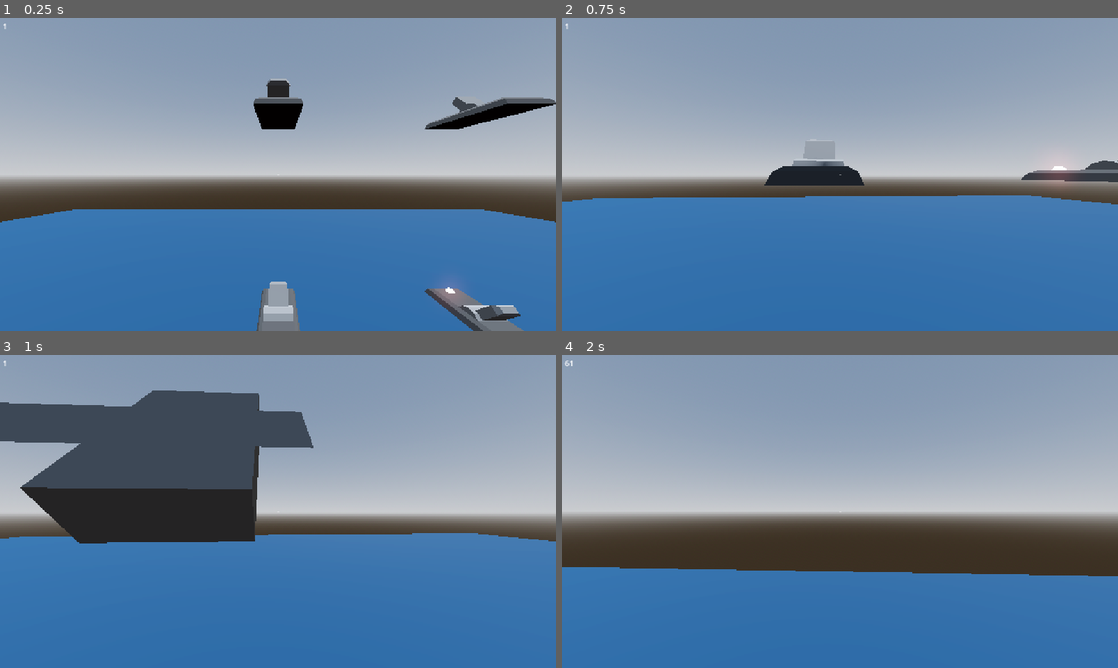
Above: before the commit, frames 1-4 (two rows, left to right).
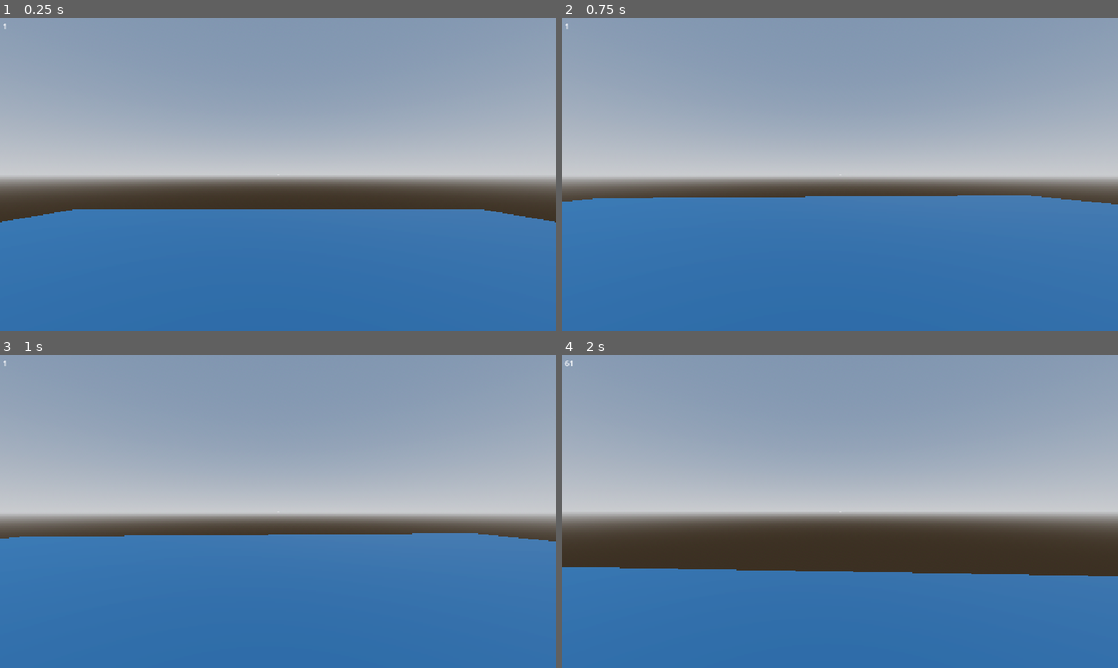
Above: after the commit, the same moments.

Repository: NicheDevelopers/brace-for-impact
Game: Godot game, scene res://src/MapGenerator/parts/decorations/panels/demo/SwitchDemo.tscn
The game is run twice, just before and just after one commit, with the same random seed, the same clock (stepped at 60 frames per second) and the same inputs. This scene is started directly instead of the project's main scene.
Inputs (mouse positions are in pixels of both pictures, inside the frame that each line leads up to):
- Up to frame 1 (0.25 s): no input
- Up to frame 2 (0.75 s): tap Enter at 0.5 s; move the mouse to (867, 174) at 0.52 s; hold W (move_forward) from 0.53 s (still down); hold Ctrl (crouch) from 0.53 s (still down)
- Up to frame 3 (1 s): keep holding W (move_forward); keep holding Ctrl (crouch); tap Space (jump) at 0.77 s
- Up to frame 4 (2 s): keep holding W (move_forward); move the mouse to (812, 511) at 1.27 s; release Ctrl (crouch) at 1.28 s; tap E (interact) at 1.35 s; tap Space (jump) at 1.52 s

The runs differ from the first frame. In frame 1, 4.5% of the frame differs, in the area x 45-100%, y 19-100%; in frame 2, 2.0%; in frame 3, 19%, in the area x 0-57%, y 11-61%; in frame 4, nothing differs.

Commit message:
Add first demo decoration panel

Diff:
--- a/src/MapGenerator/parts/decorations/panels/demo/SwitchDemo.tscn
+++ b/src/MapGenerator/parts/decorations/panels/demo/SwitchDemo.tscn
@@ -1,7 +1,9 @@
-[gd_scene load_steps=9 format=3 uid="uid://bgv01dtpnf1lu"]
+[gd_scene load_steps=11 format=3 uid="uid://bgv01dtpnf1lu"]
 
 [ext_resource type="PackedScene" uid="uid://v1af140jq2of" path="res://src/Player/Player.tscn" id="1_j6ajt"]
 [ext_resource type="PackedScene" uid="uid://dd7m2c16uqyaa" path="res://src/MapGenerator/parts/decorations/panels/raw/Switch/Switch.tscn" id="2_j6ajt"]
+[ext_resource type="PackedScene" uid="uid://ce7mrfsu58nri" path="res://src/MapGenerator/parts/decorations/panels/raw/RoundKnob/RoundKnob.tscn" id="3_7salc"]
+[ext_resource type="PackedScene" uid="uid://b3yyljh7ekn40" path="res://src/MapGenerator/parts/decorations/panels/panel1/DecorationPanel1.tscn" id="4_smnso"]
 
 [sub_resource type="ProceduralSkyMaterial" id="ProceduralSkyMaterial_7ljiq"]
 sky_horizon_color = Color(0.662243, 0.671743, 0.686743, 1)
@@ -47,6 +49,7 @@
 shape = SubResource("ConcavePolygonShape3D_ryhks")
 
 [node name="Switches" type="Node3D" parent="."]
+transform = Transform3D(1, 0, 0, 0, 1, 0, 0, 0, 1, 0, 0, 8)
 
 [node name="Switch" parent="Switches" instance=ExtResource("2_j6ajt")]
 transform = Transform3D(10, 0, 0, 0, 10, 0, 0, 0, 10, 0, 1, -1)
@@ -94,7 +97,7 @@
 transform = Transform3D(10, 0, 0, 0, 10, 0, 0, 0, 10, 5, 0, -1)
 
 [node name="Switches2" type="Node3D" parent="."]
-transform = Transform3D(-4.37114e-08, -1, 4.37114e-08, 0, -4.37114e-08, -1, 1, -4.37114e-08, 1.91069e-15, 3.53167, 0, 0.721946)
+transform = Transform3D(-1, 8.74228e-08, -3.82137e-15, 0, -4.37114e-08, -1, -8.74228e-08, -1, 4.37114e-08, 5.53167, 0, 4.72195)
 
 [node name="Switch" parent="Switches2" instance=ExtResource("2_j6ajt")]
 transform = Transform3D(10, 0, 0, 0, 10, 0, 0, 0, 10, 0, 1, -1)
@@ -142,7 +145,7 @@
 transform = Transform3D(10, 0, 0, 0, 10, 0, 0, 0, 10, 5, 0, -1)
 
 [node name="Switches3" type="Node3D" parent="."]
-transform = Transform3D(-1, 8.74228e-08, -3.82137e-15, 0, -4.37114e-08, -1, -8.74228e-08, -1, 4.37114e-08, -0.46833, 0, 6.72195)
+transform = Transform3D(-1, 8.74228e-08, -3.82137e-15, 0, -4.37114e-08, -1, -8.74228e-08, -1, 4.37114e-08, 0, 0, 5)
 
 [node name="Switch" parent="Switches3" instance=ExtResource("2_j6ajt")]
 transform = Transform3D(1, 0, 0, 0, 1, 0, 0, 0, 1, 0, 1, -1)
@@ -151,25 +154,25 @@
 transform = Transform3D(2, 0, 0, 0, 2, 0, 0, 0, 2, 1, 1, -1)
 
 [node name="Switch3" parent="Switches3" instance=ExtResource("2_j6ajt")]
-transform = Transform3D(4, 0, 0, 0, 4, 0, 0, 0, 4, 2, 1, -1)
+transform = Transform3D(3, 0, 0, 0, 3, 0, 0, 0, 3, 2, 1, -1)
 
 [node name="Switch4" parent="Switches3" instance=ExtResource("2_j6ajt")]
-transform = Transform3D(6, 0, 0, 0, 6, 0, 0, 0, 6, 0, 2, -1)
+transform = Transform3D(4, 0, 0, 0, 4, 0, 0, 0, 4, 0, 2, -1)
 
 [node name="Switch5" parent="Switches3" instance=ExtResource("2_j6ajt")]
-transform = Transform3D(8, 0, 0, 0, 8, 0, 0, 0, 8, 1, 2, -1)
+transform = Transform3D(5, 0, 0, 0, 5, 0, 0, 0, 5, 1, 2, -1)
 
 [node name="Switch6" parent="Switches3" instance=ExtResource("2_j6ajt")]
-transform = Transform3D(10, 0, 0, 0, 10, 0, 0, 0, 10, 2, 2, -1)
+transform = Transform3D(6, 0, 0, 0, 6, 0, 0, 0, 6, 2, 2, -1)
 
 [node name="Switch7" parent="Switches3" instance=ExtResource("2_j6ajt")]
-transform = Transform3D(10, 0, 0, 0, 10, 0, 0, 0, 10, 0, 0, -1)
+transform = Transform3D(7, 0, 0, 0, 7, 0, 0, 0, 7, 0, 0, -1)
 
 [node name="Switch8" parent="Switches3" instance=ExtResource("2_j6ajt")]
-transform = Transform3D(10, 0, 0, 0, 10, 0, 0, 0, 10, 1, 0, -1)
+transform = Transform3D(8, 0, 0, 0, 8, 0, 0, 0, 8, 1, 0, -1)
 
 [node name="Switch9" parent="Switches3" instance=ExtResource("2_j6ajt")]
-transform = Transform3D(10, 0, 0, 0, 10, 0, 0, 0, 10, 2, 0, -1)
+transform = Transform3D(9, 0, 0, 0, 9, 0, 0, 0, 9, 2, 0, -1)
 
 [node name="Switch10" parent="Switches3" instance=ExtResource("2_j6ajt")]
 transform = Transform3D(10, 0, 0, 0, 10, 0, 0, 0, 10, 3, 1, -1)
@@ -188,3 +191,80 @@
 
 [node name="Switch15" parent="Switches3" instance=ExtResource("2_j6ajt")]
 transform = Transform3D(10, 0, 0, 0, 10, 0, 0, 0, 10, 5, 0, -1)
+
+[node name="RoundKnobs" type="Node3D" parent="."]
+transform = Transform3D(1, 0, 0, 0, -4.37114e-08, 1, 0, -1, -4.37114e-08, -8, 1, 6)
+
+[node name="RoundKnob" parent="RoundKnobs" instance=ExtResource("3_7salc")]
+
+[node name="RoundKnob2" parent="RoundKnobs" instance=ExtResource("3_7salc")]
+transform = Transform3D(2, 0, 0, 0, 2, 0, 0, 0, 2, 2, 0, 0)
+
+[node name="RoundKnob3" parent="RoundKnobs" instance=ExtResource("3_7salc")]
+transform = Transform3D(3, 0, 0, 0, 3, 0, 0, 0, 3, 1, 0, 0)
+
+[node name="RoundKnob4" parent="RoundKnobs" instance=ExtResource("3_7salc")]
+transform = Transform3D(4, 0, 0, 0, 4, 0, 0, 0, 4, 0, 1, 0)
+
+[node name="RoundKnob5" parent="RoundKnobs" instance=ExtResource("3_7salc")]
+transform = Transform3D(5, 0, 0, 0, 5, 0, 0, 0, 5, 1, 1, 0)
+
+[node name="RoundKnob6" parent="RoundKnobs" instance=ExtResource("3_7salc")]
+transform = Transform3D(6, 0, 0, 0, 6, 0, 0, 0, 6, 2, 1, 0)
+
+[node name="RoundKnob7" parent="RoundKnobs" instance=ExtResource("3_7salc")]
+transform = Transform3D(7, 0, 0, 0, 7, 0, 0, 0, 7, 0, 2, 0)
+
+[node name="RoundKnob8" parent="RoundKnobs" instance=ExtResource("3_7salc")]
+transform = Transform3D(8, 0, 0, 0, 8, 0, 0, 0, 8, 1, 2, 0)
+
+[node name="RoundKnob9" parent="RoundKnobs" instance=ExtResource("3_7salc")]
+transform = Transform3D(9, 0, 0, 0, 9, 0, 0, 0, 9, 2, 2, 0)
+
+[node name="Panels" type="Node3D" parent="."]
+transform = Transform3D(-4.37114e-08, 0, 1, 0, 1, 0, -1, 0, -4.37114e-08, -5, 0, -1)
+
+[node name="Standard" type="Node3D" parent="Panels"]
+transform = Transform3D(1, 0, -3.55271e-15, 0, 1, 0, 3.55271e-15, 0, 1, 0, -0.25, 0)
+
+[node name="Top2" parent="Panels/Standard" instance=ExtResource("4_smnso")]
+transform = Transform3D(1, 0, 0, 0, 1, 0, 0, 0, 1, 0, 2, 0)
+
+[node name="Top" parent="Panels/Standard" instance=ExtResource("4_smnso")]
+transform = Transform3D(1, 0, 0, 0, 1, 0, 0, 0, 1, 0, 1.5, 0)
+
+[node name="Center" parent="Panels/Standard" instance=ExtResource("4_smnso")]
+transform = Transform3D(1, 0, 0, 0, 1, 0, 0, 0, 1, 0, 1, 0)
+
+[node name="Bottom" parent="Panels/Standard" instance=ExtResource("4_smnso")]
+transform = Transform3D(1, 0, 0, 0, 1, 0, 0, 0, 1, 0, 0.5, 0)
+
+[node name="Bigger" type="Node3D" parent="Panels"]
+transform = Transform3D(2, 0, 0, 0, 2, 0, 0, 0, 2, 1.5, -0.5, 0)
+
+[node name="Top2" parent="Panels/Bigger" instance=ExtResource("4_smnso")]
+transform = Transform3D(1, 0, 0, 0, 1, 0, 0, 0, 1, 0, 2, 0)
+
+[node name="Top" parent="Panels/Bigger" instance=ExtResource("4_smnso")]
+transform = Transform3D(1, 0, 0, 0, 1, 0, 0, 0, 1, 0, 1.5, 0)
+
+[node name="Center" parent="Panels/Bigger" instance=ExtResource("4_smnso")]
+transform = Transform3D(1, 0, 0, 0, 1, 0, 0, 0, 1, 0, 1, 0)
+
+[node name="Bottom" parent="Panels/Bigger" instance=ExtResource("4_smnso")]
+transform = Transform3D(1, 0, 0, 0, 1, 0, 0, 0, 1, 0, 0.5, 0)
+
+[node name="Standard2" type="Node3D" parent="Panels"]
+transform = Transform3D(1, 0, -3.55271e-15, 0, 1, 0, 3.55271e-15, 0, 1, 0, 1.75, 0)
+
+[node name="Top2" parent="Panels/Standard2" instance=ExtResource("4_smnso")]
+transform = Transform3D(1, 0, 0, 0, 1, 0, 0, 0, 1, 0, 2, 0)
+
+[node name="Top" parent="Panels/Standard2" instance=ExtResource("4_smnso")]
+transform = Transform3D(1, 0, 0, 0, 1, 0, 0, 0, 1, 0, 1.5, 0)
+
+[node name="Center" parent="Panels/Standard2" instance=ExtResource("4_smnso")]
+transform = Transform3D(1, 0, 0, 0, 1, 0, 0, 0, 1, 0, 1, 0)
+
+[node name="Bottom" parent="Panels/Standard2" instance=ExtResource("4_smnso")]
+transform = Transform3D(1, 0, 0, 0, 1, 0, 0, 0, 1, 0, 0.5, 0)
--- /dev/null
+++ b/src/MapGenerator/parts/decorations/panels/panel1/DecorationPanel1.tscn
@@ -0,0 +1,364 @@
+[gd_scene load_steps=5 format=3 uid="uid://b3yyljh7ekn40"]
+
+[ext_resource type="Material" uid="uid://dsgrukinv518b" path="res://src/MapGenerator/parts/decorations/panels/raw/metalic_background.tres" id="1_63cge"]
+[ext_resource type="PackedScene" uid="uid://dd7m2c16uqyaa" path="res://src/MapGenerator/parts/decorations/panels/raw/Switch/Switch.tscn" id="2_wv8fc"]
+[ext_resource type="PackedScene" uid="uid://ce7mrfsu58nri" path="res://src/MapGenerator/parts/decorations/panels/raw/RoundKnob/RoundKnob.tscn" id="3_evjb5"]
+
+[sub_resource type="BoxMesh" id="BoxMesh_fc4f3"]
+
+[node name="DecorationPanel1" type="Node3D"]
+
+[node name="MetalicSheet" type="MeshInstance3D" parent="."]
+transform = Transform3D(1, 0, 0, 0, 0.5, 0, 0, 0, 0.02, 0, 0, 0)
+mesh = SubResource("BoxMesh_fc4f3")
+surface_material_override/0 = ExtResource("1_63cge")
+
+[node name="Switches" type="Node3D" parent="."]
+transform = Transform3D(1, 0, 0, 0, -4.37114e-08, -1, 0, 1, -4.37114e-08, -0.45, 0, 0.01)
+
+[node name="Top2" type="Node3D" parent="Switches"]
+transform = Transform3D(1, 0, 0, 0, 1, 0, 0, 0, 1, 0, 0, -0.1)
+
+[node name="Switch" parent="Switches/Top2" instance=ExtResource("2_wv8fc")]
+
+[node name="Switch2" parent="Switches/Top2" instance=ExtResource("2_wv8fc")]
+transform = Transform3D(1, 0, 0, 0, 1, 0, 0, 0, 1, 0.03, 0, 0)
+
+[node name="Switch3" parent="Switches/Top2" instance=ExtResource("2_wv8fc")]
+transform = Transform3D(1, 0, 0, 0, 1, 0, 0, 0, 1, 0.06, 0, 0)
+
+[node name="Switch4" parent="Switches/Top2" instance=ExtResource("2_wv8fc")]
+transform = Transform3D(1, 0, 0, 0, 1, 0, 0, 0, 1, 0.09, 0, 0)
+
+[node name="Switch5" parent="Switches/Top2" instance=ExtResource("2_wv8fc")]
+transform = Transform3D(1, 0, 0, 0, 1, 0, 0, 0, 1, 0.12, 0, 0)
+
+[node name="Top" type="Node3D" parent="Switches"]
+transform = Transform3D(1, 0, 0, 0, 1, 0, 0, 0, 1, 0, 0, -0.05)
+
+[node name="Switch" parent="Switches/Top" instance=ExtResource("2_wv8fc")]
+
+[node name="Switch2" parent="Switches/Top" instance=ExtResource("2_wv8fc")]
+transform = Transform3D(1, 0, 0, 0, 1, 0, 0, 0, 1, 0.03, 0, 0)
+
+[node name="Switch3" parent="Switches/Top" instance=ExtResource("2_wv8fc")]
+transform = Transform3D(1, 0, 0, 0, 1, 0, 0, 0, 1, 0.06, 0, 0)
+
+[node name="Switch4" parent="Switches/Top" instance=ExtResource("2_wv8fc")]
+transform = Transform3D(1, 0, 0, 0, 1, 0, 0, 0, 1, 0.09, 0, 0)
+
+[node name="Switch5" parent="Switches/Top" instance=ExtResource("2_wv8fc")]
+transform = Transform3D(1, 0, 0, 0, 1, 0, 0, 0, 1, 0.12, 0, 0)
+
+[node name="Center" type="Node3D" parent="Switches"]
+
+[node name="Switch" parent="Switches/Center" instance=ExtResource("2_wv8fc")]
+
+[node name="Switch2" parent="Switches/Center" instance=ExtResource("2_wv8fc")]
+transform = Transform3D(1, 0, 0, 0, 1, 0, 0, 0, 1, 0.03, 0, 0)
+
+[node name="Switch3" parent="Switches/Center" instance=ExtResource("2_wv8fc")]
+transform = Transform3D(1, 0, 0, 0, 1, 0, 0, 0, 1, 0.06, 0, 0)
+
+[node name="Switch4" parent="Switches/Center" instance=ExtResource("2_wv8fc")]
+transform = Transform3D(1, 0, 0, 0, 1, 0, 0, 0, 1, 0.09, 0, 0)
+
+[node name="Switch5" parent="Switches/Center" instance=ExtResource("2_wv8fc")]
+transform = Transform3D(1, 0, 0, 0, 1, 0, 0, 0, 1, 0.12, 0, 0)
+
+[node name="Bottom" type="Node3D" parent="Switches"]
+transform = Transform3D(1, 0, 0, 0, 1, 0, 0, 0, 1, 0, 0, 0.05)
+
+[node name="Switch" parent="Switches/Bottom" instance=ExtResource("2_wv8fc")]
+
+[node name="Switch2" parent="Switches/Bottom" instance=ExtResource("2_wv8fc")]
+transform = Transform3D(1, 0, 0, 0, 1, 0, 0, 0, 1, 0.03, 0, 0)
+
+[node name="Switch3" parent="Switches/Bottom" instance=ExtResource("2_wv8fc")]
+transform = Transform3D(1, 0, 0, 0, 1, 0, 0, 0, 1, 0.06, 0, 0)
+
+[node name="Switch4" parent="Switches/Bottom" instance=ExtResource("2_wv8fc")]
+transform = Transform3D(1, 0, 0, 0, 1, 0, 0, 0, 1, 0.09, 0, 0)
+
+[node name="Switch5" parent="Switches/Bottom" instance=ExtResource("2_wv8fc")]
+transform = Transform3D(1, 0, 0, 0, 1, 0, 0, 0, 1, 0.12, 0, 0)
+
+[node name="Bottom2" type="Node3D" parent="Switches"]
+transform = Transform3D(1, 0, 0, 0, 1, 0, 0, 0, 1, 0, 0, 0.1)
+
+[node name="Switch" parent="Switches/Bottom2" instance=ExtResource("2_wv8fc")]
+
+[node name="Switch2" parent="Switches/Bottom2" instance=ExtResource("2_wv8fc")]
+transform = Transform3D(1, 0, 0, 0, 1, 0, 0, 0, 1, 0.03, 0, 0)
+
+[node name="Switch3" parent="Switches/Bottom2" instance=ExtResource("2_wv8fc")]
+transform = Transform3D(1, 0, 0, 0, 1, 0, 0, 0, 1, 0.06, 0, 0)
+
+[node name="Switch4" parent="Switches/Bottom2" instance=ExtResource("2_wv8fc")]
+transform = Transform3D(1, 0, 0, 0, 1, 0, 0, 0, 1, 0.09, 0, 0)
+
+[node name="Switch5" parent="Switches/Bottom2" instance=ExtResource("2_wv8fc")]
+transform = Transform3D(1, 0, 0, 0, 1, 0, 0, 0, 1, 0.12, 0, 0)
+
+[node name="Switches2TimesBigger" type="Node3D" parent="."]
+transform = Transform3D(2, 0, 0, 0, -8.74228e-08, -2, 0, 2, -8.74228e-08, -0.25, 0, 0.01)
+
+[node name="Top2" type="Node3D" parent="Switches2TimesBigger"]
+transform = Transform3D(1, 0, 0, 0, 1, 0, 0, 0, 1, 0, 0, -0.1)
+
+[node name="Switch" parent="Switches2TimesBigger/Top2" instance=ExtResource("2_wv8fc")]
+
+[node name="Switch2" parent="Switches2TimesBigger/Top2" instance=ExtResource("2_wv8fc")]
+transform = Transform3D(1, 0, 0, 0, 1, 0, 0, 0, 1, 0.03, 0, 0)
+
+[node name="Switch3" parent="Switches2TimesBigger/Top2" instance=ExtResource("2_wv8fc")]
+transform = Transform3D(1, 0, 0, 0, 1, 0, 0, 0, 1, 0.06, 0, 0)
+
+[node name="Switch4" parent="Switches2TimesBigger/Top2" instance=ExtResource("2_wv8fc")]
+transform = Transform3D(1, 0, 0, 0, 1, 0, 0, 0, 1, 0.09, 0, 0)
+
+[node name="Switch5" parent="Switches2TimesBigger/Top2" instance=ExtResource("2_wv8fc")]
+transform = Transform3D(1, 0, 0, 0, 1, 0, 0, 0, 1, 0.12, 0, 0)
+
+[node name="Top" type="Node3D" parent="Switches2TimesBigger"]
+transform = Transform3D(1, 0, 0, 0, 1, 0, 0, 0, 1, 0, 0, -0.05)
+
+[node name="Switch" parent="Switches2TimesBigger/Top" instance=ExtResource("2_wv8fc")]
+
+[node name="Switch2" parent="Switches2TimesBigger/Top" instance=ExtResource("2_wv8fc")]
+transform = Transform3D(1, 0, 0, 0, 1, 0, 0, 0, 1, 0.03, 0, 0)
+
+[node name="Switch3" parent="Switches2TimesBigger/Top" instance=ExtResource("2_wv8fc")]
+transform = Transform3D(1, 0, 0, 0, 1, 0, 0, 0, 1, 0.06, 0, 0)
+
+[node name="Switch4" parent="Switches2TimesBigger/Top" instance=ExtResource("2_wv8fc")]
+transform = Transform3D(1, 0, 0, 0, 1, 0, 0, 0, 1, 0.09, 0, 0)
+
+[node name="Switch5" parent="Switches2TimesBigger/Top" instance=ExtResource("2_wv8fc")]
+transform = Transform3D(1, 0, 0, 0, 1, 0, 0, 0, 1, 0.12, 0, 0)
+
+[node name="Center" type="Node3D" parent="Switches2TimesBigger"]
+
+[node name="Switch" parent="Switches2TimesBigger/Center" instance=ExtResource("2_wv8fc")]
+
+[node name="Switch2" parent="Switches2TimesBigger/Center" instance=ExtResource("2_wv8fc")]
+transform = Transform3D(1, 0, 0, 0, 1, 0, 0, 0, 1, 0.03, 0, 0)
+
+[node name="Switch3" parent="Switches2TimesBigger/Center" instance=ExtResource("2_wv8fc")]
+transform = Transform3D(1, 0, 0, 0, 1, 0, 0, 0, 1, 0.06, 0, 0)
+
+[node name="Switch4" parent="Switches2TimesBigger/Center" instance=ExtResource("2_wv8fc")]
+transform = Transform3D(1, 0, 0, 0, 1, 0, 0, 0, 1, 0.09, 0, 0)
+
+[node name="Switch5" parent="Switches2TimesBigger/Center" instance=ExtResource("2_wv8fc")]
+transform = Transform3D(1, 0, 0, 0, 1, 0, 0, 0, 1, 0.12, 0, 0)
+
+[node name="Bottom" type="Node3D" parent="Switches2TimesBigger"]
+transform = Transform3D(1, 0, 0, 0, 1, 0, 0, 0, 1, 0, 0, 0.05)
+
+[node name="Switch" parent="Switches2TimesBigger/Bottom" instance=ExtResource("2_wv8fc")]
+
+[node name="Switch2" parent="Switches2TimesBigger/Bottom" instance=ExtResource("2_wv8fc")]
+transform = Transform3D(1, 0, 0, 0, 1, 0, 0, 0, 1, 0.03, 0, 0)
+
+[node name="Switch3" parent="Switches2TimesBigger/Bottom" instance=ExtResource("2_wv8fc")]
+transform = Transform3D(1, 0, 0, 0, 1, 0, 0, 0, 1, 0.06, 0, 0)
+
+[node name="Switch4" parent="Switches2TimesBigger/Bottom" instance=ExtResource("2_wv8fc")]
+transform = Transform3D(1, 0, 0, 0, 1, 0, 0, 0, 1, 0.09, 0, 0)
+
+[node name="Switch5" parent="Switches2TimesBigger/Bottom" instance=ExtResource("2_wv8fc")]
+transform = Transform3D(1, 0, 0, 0, 1, 0, 0, 0, 1, 0.12, 0, 0)
+
+[node name="Bottom2" type="Node3D" parent="Switches2TimesBigger"]
+transform = Transform3D(1, 0, 0, 0, 1, 0, 0, 0, 1, 0, 0, 0.1)
+
+[node name="Switch" parent="Switches2TimesBigger/Bottom2" instance=ExtResource("2_wv8fc")]
+
+[node name="Switch2" parent="Switches2TimesBigger/Bottom2" instance=ExtResource("2_wv8fc")]
+transform = Transform3D(1, 0, 0, 0, 1, 0, 0, 0, 1, 0.03, 0, 0)
+
+[node name="Switch3" parent="Switches2TimesBigger/Bottom2" instance=ExtResource("2_wv8fc")]
+transform = Transform3D(1, 0, 0, 0, 1, 0, 0, 0, 1, 0.06, 0, 0)
+
+[node name="Switch4" parent="Switches2TimesBigger/Bottom2" instance=ExtResource("2_wv8fc")]
+transform = Transform3D(1, 0, 0, 0, 1, 0, 0, 0, 1, 0.09, 0, 0)
+
+[node name="Switch5" parent="Switches2TimesBigger/Bottom2" instance=ExtResource("2_wv8fc")]
+transform = Transform3D(1, 0, 0, 0, 1, 0, 0, 0, 1, 0.12, 0, 0)
+
+[node name="RoundKnob" type="Node3D" parent="."]
+transform = Transform3D(2, 0, 0, 0, 2, 0, 0, 0, 2, 0.1, 0, 0.01)
+
+[node name="Top2" type="Node3D" parent="RoundKnob"]
+transform = Transform3D(1, 0, 0, 0, -4.37114e-08, -1, 0, 1, -4.37114e-08, 0, 0.04, 0)
+
+[node name="RoundKnob" parent="RoundKnob/Top2" instance=ExtResource("3_evjb5")]
+
+[node name="RoundKnob2" parent="RoundKnob/Top2" instance=ExtResource("3_evjb5")]
+transform = Transform3D(1, 0, 0, 0, 1, 0, 0, 0, 1, 0.02, 0, 0)
+
+[node name="RoundKnob3" parent="RoundKnob/Top2" instance=ExtResource("3_evjb5")]
+transform = Transform3D(1, 0, 0, 0, 1, 0, 0, 0, 1, 0.04, 0, 0)
+
+[node name="RoundKnob4" parent="RoundKnob/Top2" instance=ExtResource("3_evjb5")]
+transform = Transform3D(1, 0, 0, 0, 1, 0, 0, 0, 1, 0.06, 0, 0)
+
+[node name="RoundKnob5" parent="RoundKnob/Top2" instance=ExtResource("3_evjb5")]
+transform = Transform3D(1, 0, 0, 0, 1, 0, 0, 0, 1, 0.08, 0, 0)
+
+[node name="Top" type="Node3D" parent="RoundKnob"]
+transform = Transform3D(1, 0, 0, 0, -4.37114e-08, -1, 0, 1, -4.37114e-08, 0, 0.020395, 0)
+
+[node name="RoundKnob" parent="RoundKnob/Top" instance=ExtResource("3_evjb5")]
+
+[node name="RoundKnob2" parent="RoundKnob/Top" instance=ExtResource("3_evjb5")]
+transform = Transform3D(1, 0, 0, 0, 1, 0, 0, 0, 1, 0.02, 0, 0)
+
+[node name="RoundKnob3" parent="RoundKnob/Top" instance=ExtResource("3_evjb5")]
+transform = Transform3D(1, 0, 0, 0, 1, 0, 0, 0, 1, 0.04, 0, 0)
+
+[node name="RoundKnob4" parent="RoundKnob/Top" instance=ExtResource("3_evjb5")]
+transform = Transform3D(1, 0, 0, 0, 1, 0, 0, 0, 1, 0.06, 0, 0)
+
+[node name="RoundKnob5" parent="RoundKnob/Top" instance=ExtResource("3_evjb5")]
+transform = Transform3D(1, 0, 0, 0, 1, 0, 0, 0, 1, 0.08, 0, 0)
+
+[node name="Center" type="Node3D" parent="RoundKnob"]
+transform = Transform3D(1, 0, 0, 0, -4.37114e-08, -1, 0, 1, -4.37114e-08, 0, 0, 0)
+
+[node name="RoundKnob" parent="RoundKnob/Center" instance=ExtResource("3_evjb5")]
+
+[node name="RoundKnob2" parent="RoundKnob/Center" instance=ExtResource("3_evjb5")]
+transform = Transform3D(1, 0, 0, 0, 1, 0, 0, 0, 1, 0.02, 0, 0)
+
+[node name="RoundKnob3" parent="RoundKnob/Center" instance=ExtResource("3_evjb5")]
+transform = Transform3D(1, 0, 0, 0, 1, 0, 0, 0, 1, 0.04, 0, 0)
+
+[node name="RoundKnob4" parent="RoundKnob/Center" instance=ExtResource("3_evjb5")]
+transform = Transform3D(1, 0, 0, 0, 1, 0, 0, 0, 1, 0.06, 0, 0)
+
+[node name="RoundKnob5" parent="RoundKnob/Center" instance=ExtResource("3_evjb5")]
+transform = Transform3D(1, 0, 0, 0, 1, 0, 0, 0, 1, 0.08, 0, 0)
+
+[node name="Bottom" type="Node3D" parent="RoundKnob"]
+transform = Transform3D(1, 0, 0, 0, -4.37114e-08, -1, 0, 1, -4.37114e-08, 0, -0.02, 0)
+
+[node name="RoundKnob" parent="RoundKnob/Bottom" instance=ExtResource("3_evjb5")]
+
+[node name="RoundKnob2" parent="RoundKnob/Bottom" instance=ExtResource("3_evjb5")]
+transform = Transform3D(1, 0, 0, 0, 1, 0, 0, 0, 1, 0.02, 0, 0)
+
+[node name="RoundKnob3" parent="RoundKnob/Bottom" instance=ExtResource("3_evjb5")]
+transform = Transform3D(1, 0, 0, 0, 1, 0, 0, 0, 1, 0.04, 0, 0)
+
+[node name="RoundKnob4" parent="RoundKnob/Bottom" instance=ExtResource("3_evjb5")]
+transform = Transform3D(1, 0, 0, 0, 1, 0, 0, 0, 1, 0.06, 0, 0)
+
+[node name="RoundKnob5" parent="RoundKnob/Bottom" instance=ExtResource("3_evjb5")]
+transform = Transform3D(1, 0, 0, 0, 1, 0, 0, 0, 1, 0.08, 0, 0)
+
+[node name="Bottom2" type="Node3D" parent="RoundKnob"]
+transform = Transform3D(1, 0, 0, 0, -4.37114e-08, -1, 0, 1, -4.37114e-08, 0, -0.04, 0)
+
+[node name="RoundKnob" parent="RoundKnob/Bottom2" instance=ExtResource("3_evjb5")]
+
+[node name="RoundKnob2" parent="RoundKnob/Bottom2" instance=ExtResource("3_evjb5")]
+transform = Transform3D(1, 0, 0, 0, 1, 0, 0, 0, 1, 0.02, 0, 0)
+
+[node name="RoundKnob3" parent="RoundKnob/Bottom2" instance=ExtResource("3_evjb5")]
+transform = Transform3D(1, 0, 0, 0, 1, 0, 0, 0, 1, 0.04, 0, 0)
+
+[node name="RoundKnob4" parent="RoundKnob/Bottom2" instance=ExtResource("3_evjb5")]
+transform = Transform3D(1, 0, 0, 0, 1, 0, 0, 0, 1, 0.06, 0, 0)
+
+[node name="RoundKnob5" parent="RoundKnob/Bottom2" instance=ExtResource("3_evjb5")]
+transform = Transform3D(1, 0, 0, 0, 1, 0, 0, 0, 1, 0.08, 0, 0)
+
+[node name="RoundKnob2" type="Node3D" parent="."]
+transform = Transform3D(1, 0, 0, 0, 1, 0, 0, 0, 1, 0.4, 0, 0.01)
+
+[node name="Top2" type="Node3D" parent="RoundKnob2"]
+transform = Transform3D(1, 0, 0, 0, -4.37114e-08, -1, 0, 1, -4.37114e-08, 0, 0.04, 0)
+
+[node name="RoundKnob" parent="RoundKnob2/Top2" instance=ExtResource("3_evjb5")]
+
+[node name="RoundKnob2" parent="RoundKnob2/Top2" instance=ExtResource("3_evjb5")]
+transform = Transform3D(1, 0, 0, 0, 1, 0, 0, 0, 1, 0.02, 0, 0)
+
+[node name="RoundKnob3" parent="RoundKnob2/Top2" instance=ExtResource("3_evjb5")]
+transform = Transform3D(1, 0, 0, 0, 1, 0, 0, 0, 1, 0.04, 0, 0)
+
+[node name="RoundKnob4" parent="RoundKnob2/Top2" instance=ExtResource("3_evjb5")]
+transform = Transform3D(1, 0, 0, 0, 1, 0, 0, 0, 1, 0.06, 0, 0)
+
+[node name="RoundKnob5" parent="RoundKnob2/Top2" instance=ExtResource("3_evjb5")]
+transform = Transform3D(1, 0, 0, 0, 1, 0, 0, 0, 1, 0.08, 0, 0)
+
+[node name="Top" type="Node3D" parent="RoundKnob2"]
+transform = Transform3D(1, 0, 0, 0, -4.37114e-08, -1, 0, 1, -4.37114e-08, 0, 0.020395, 0)
+
+[node name="RoundKnob" parent="RoundKnob2/Top" instance=ExtResource("3_evjb5")]
+
+[node name="RoundKnob2" parent="RoundKnob2/Top" instance=ExtResource("3_evjb5")]
+transform = Transform3D(1, 0, 0, 0, 1, 0, 0, 0, 1, 0.02, 0, 0)
+
+[node name="RoundKnob3" parent="RoundKnob2/Top" instance=ExtResource("3_evjb5")]
+transform = Transform3D(1, 0, 0, 0, 1, 0, 0, 0, 1, 0.04, 0, 0)
+
+[node name="RoundKnob4" parent="RoundKnob2/Top" instance=ExtResource("3_evjb5")]
+transform = Transform3D(1, 0, 0, 0, 1, 0, 0, 0, 1, 0.06, 0, 0)
+
+[node name="RoundKnob5" parent="RoundKnob2/Top" instance=ExtResource("3_evjb5")]
+transform = Transform3D(1, 0, 0, 0, 1, 0, 0, 0, 1, 0.08, 0, 0)
+
+[node name="Center" type="Node3D" parent="RoundKnob2"]
+transform = Transform3D(1, 0, 0, 0, -4.37114e-08, -1, 0, 1, -4.37114e-08, 0, 0, 0)
+
+[node name="RoundKnob" parent="RoundKnob2/Center" instance=ExtResource("3_evjb5")]
+
+[node name="RoundKnob2" parent="RoundKnob2/Center" instance=ExtResource("3_evjb5")]
+transform = Transform3D(1, 0, 0, 0, 1, 0, 0, 0, 1, 0.02, 0, 0)
+
+[node name="RoundKnob3" parent="RoundKnob2/Center" instance=ExtResource("3_evjb5")]
+transform = Transform3D(1, 0, 0, 0, 1, 0, 0, 0, 1, 0.04, 0, 0)
+
+[node name="RoundKnob4" parent="RoundKnob2/Center" instance=ExtResource("3_evjb5")]
+transform = Transform3D(1, 0, 0, 0, 1, 0, 0, 0, 1, 0.06, 0, 0)
+
+[node name="RoundKnob5" parent="RoundKnob2/Center" instance=ExtResource("3_evjb5")]
+transform = Transform3D(1, 0, 0, 0, 1, 0, 0, 0, 1, 0.08, 0, 0)
+
+[node name="Bottom" type="Node3D" parent="RoundKnob2"]
+transform = Transform3D(1, 0, 0, 0, -4.37114e-08, -1, 0, 1, -4.37114e-08, 0, -0.02, 0)
+
+[node name="RoundKnob" parent="RoundKnob2/Bottom" instance=ExtResource("3_evjb5")]
+
+[node name="RoundKnob2" parent="RoundKnob2/Bottom" instance=ExtResource("3_evjb5")]
+transform = Transform3D(1, 0, 0, 0, 1, 0, 0, 0, 1, 0.02, 0, 0)
+
+[node name="RoundKnob3" parent="RoundKnob2/Bottom" instance=ExtResource("3_evjb5")]
+transform = Transform3D(1, 0, 0, 0, 1, 0, 0, 0, 1, 0.04, 0, 0)
+
+[node name="RoundKnob4" parent="RoundKnob2/Bottom" instance=ExtResource("3_evjb5")]
+transform = Transform3D(1, 0, 0, 0, 1, 0, 0, 0, 1, 0.06, 0, 0)
+
+[node name="RoundKnob5" parent="RoundKnob2/Bottom" instance=ExtResource("3_evjb5")]
+transform = Transform3D(1, 0, 0, 0, 1, 0, 0, 0, 1, 0.08, 0, 0)
+
+[node name="Bottom2" type="Node3D" parent="RoundKnob2"]
+transform = Transform3D(1, 0, 0, 0, -4.37114e-08, -1, 0, 1, -4.37114e-08, 0, -0.04, 0)
+
+[node name="RoundKnob" parent="RoundKnob2/Bottom2" instance=ExtResource("3_evjb5")]
+
+[node name="RoundKnob2" parent="RoundKnob2/Bottom2" instance=ExtResource("3_evjb5")]
+transform = Transform3D(1, 0, 0, 0, 1, 0, 0, 0, 1, 0.02, 0, 0)
+
+[node name="RoundKnob3" parent="RoundKnob2/Bottom2" instance=ExtResource("3_evjb5")]
+transform = Transform3D(1, 0, 0, 0, 1, 0, 0, 0, 1, 0.04, 0, 0)
+
+[node name="RoundKnob4" parent="RoundKnob2/Bottom2" instance=ExtResource("3_evjb5")]
+transform = Transform3D(1, 0, 0, 0, 1, 0, 0, 0, 1, 0.06, 0, 0)
+
+[node name="RoundKnob5" parent="RoundKnob2/Bottom2" instance=ExtResource("3_evjb5")]
+transform = Transform3D(1, 0, 0, 0, 1, 0, 0, 0, 1, 0.08, 0, 0)
--- /dev/null
+++ b/src/MapGenerator/parts/decorations/panels/raw/metalic_background.tres
@@ -0,0 +1,4 @@
+[gd_resource type="StandardMaterial3D" format=3 uid="uid://dsgrukinv518b"]
+
+[resource]
+albedo_color = Color(0.266575, 0.266575, 0.266575, 1)
